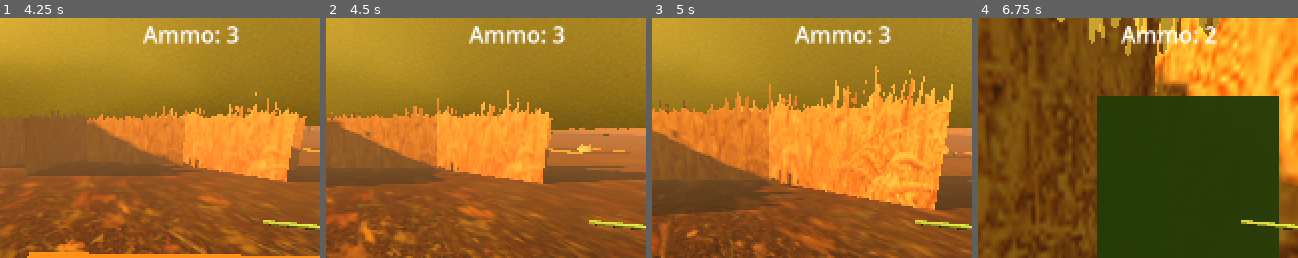
Above: before the commit, frames 1-4 (left to right).
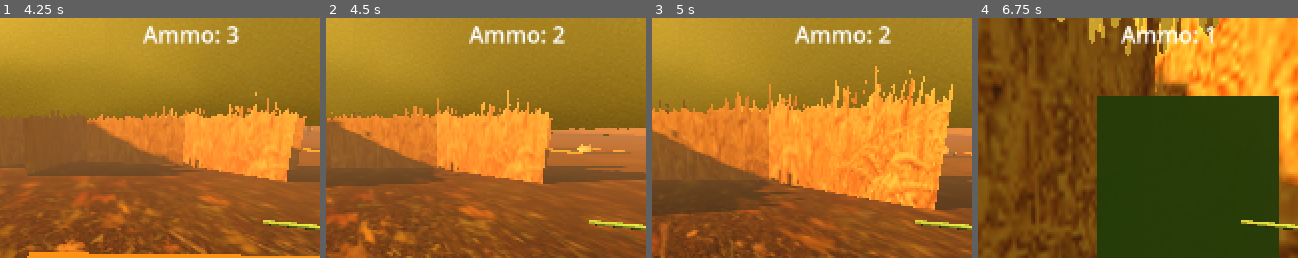
Above: after the commit, the same moments.

Repository: EliasVincent/ld52-game
Game: Godot game, scene res://ui/main_menu.tscn
Same seed, same stepped clock (60 frames per second), same inputs: the game is played once before the commit and once after it.
Inputs (mouse positions are % of the whole screen's width and height, from its top left):
- Up to frame 1 (4.25 s): click "PLAY" at 0.5 s; move the mouse to (55, 50) at 1.27 s; hold W (move_up) from 1.28 s (still down); tap E (action) at 1.35, 3.6 s; move the mouse to (45, 50) at 2.02 s; click (45, 50) at 2.1 s; move the mouse to (52, 48) at 2.77 s; tap Space (space) at 2.85 s; move the mouse to (49, 52) at 3.52 s
- Up to frame 2 (4.5 s): keep holding W (move_up); tap E (action) at 4.25 s; move the mouse to (58, 51) at 4.27 s; click (58, 51) at 4.35 s
- Up to frame 3 (5 s): keep holding W (move_up)
- Up to frame 4 (6.75 s): move the mouse to (42, 49) at 5.02 s; tap Space (space) at 5.1 s; move the mouse to (51, 50) at 5.77 s; tap E (action) at 5.85 s; move the mouse to (46, 48) at 6.52 s; release W (move_up) at 6.53 s; hold D (move_right) from 6.53 s (still down); click (46, 48) at 6.6 s
The pictures show only the part of the screen within x 35-85%, y 13-63%; the shares and areas given below are measured in that part.

Frame 1 is identical in both runs. In frame 2, 0.1% of the frame differs, in the area x 70-75%, y 3-11%; in frame 3, 0.1%; in frame 4, 0.2%.
Error in both runs: Invalid call. Nonexistent function 'set_target_location' in base 'NavigationAgent3D'. (res://actors/enemy.gd:87)

Commit message:
more sounds

Diff:
--- a/level_1.tscn
+++ b/level_1.tscn
@@ -516,14 +516,12 @@
 [node name="DepositTooltip" type="Panel" parent="Tooltips"]
 unique_name_in_owner = true
 visible = false
-layout_mode = 0
 offset_left = 38.0
 offset_top = 179.0
 offset_right = 279.655
 offset_bottom = 224.0
 
 [node name="RichTextLabel" type="RichTextLabel" parent="Tooltips/DepositTooltip"]
-layout_mode = 0
 offset_left = 16.0
 offset_top = 10.0
 offset_right = 435.0
@@ -533,14 +531,12 @@
 [node name="HarvestTooltip" type="Panel" parent="Tooltips"]
 unique_name_in_owner = true
 visible = false
-layout_mode = 0
 offset_left = 38.0
 offset_top = 179.0
 offset_right = 279.655
 offset_bottom = 224.0
 
 [node name="RichTextLabel" type="RichTextLabel" parent="Tooltips/HarvestTooltip"]
-layout_mode = 0
 offset_left = 16.0
 offset_top = 10.0
 offset_right = 435.0
@@ -550,14 +546,12 @@
 [node name="Harvesting" type="Panel" parent="Tooltips"]
 unique_name_in_owner = true
 visible = false
-layout_mode = 0
 offset_left = 38.0
 offset_top = 178.0
 offset_right = 279.655
 offset_bottom = 223.0
 
 [node name="RichTextLabel" type="RichTextLabel" parent="Tooltips/Harvesting"]
-layout_mode = 0
 offset_left = 16.0
 offset_top = 10.0
 offset_right = 435.0
@@ -573,7 +567,6 @@
 
 [node name="CropsSaved" type="RichTextLabel" parent="HUD"]
 unique_name_in_owner = true
-layout_mode = 0
 offset_left = 184.0
 offset_top = 1.0
 offset_right = 338.0
@@ -583,7 +576,6 @@
 
 [node name="CropsHeld" type="RichTextLabel" parent="HUD"]
 unique_name_in_owner = true
-layout_mode = 0
 offset_left = 184.0
 offset_top = 15.0
 offset_right = 325.0
@@ -593,7 +585,6 @@
 
 [node name="TimeText" type="RichTextLabel" parent="HUD"]
 unique_name_in_owner = true
-layout_mode = 0
 offset_left = 85.0
 offset_top = 15.0
 offset_right = 125.0
@@ -601,7 +592,6 @@
 
 [node name="Ammo" type="RichTextLabel" parent="HUD"]
 unique_name_in_owner = true
-layout_mode = 0
 offset_left = 184.0
 offset_top = 31.0
 offset_right = 275.0
@@ -613,7 +603,6 @@
 
 [node name="ReloadTooltip" type="RichTextLabel" parent="HUD"]
 unique_name_in_owner = true
-layout_mode = 0
 offset_left = 185.0
 offset_top = 47.0
 offset_right = 415.0
@@ -629,7 +618,7 @@
 script = ExtResource("9_3nu7x")
 
 [node name="Container" type="Control" parent="HealthBar"]
-layout_mode = 1
+layout_mode = 3
 anchors_preset = 0
 offset_right = 319.0
 offset_bottom = 239.0
--- a/player/player.tscn
+++ b/player/player.tscn
@@ -130,6 +130,7 @@
 one_shot = true
 
 [node name="SprayTime" type="Timer" parent="."]
+wait_time = 0.15
 one_shot = true
 
 [node name="SprayCooldown" type="Timer" parent="."]
--- a/ui/game_over.tscn
+++ b/ui/game_over.tscn
@@ -1,7 +1,8 @@
-[gd_scene load_steps=3 format=3 uid="uid://gxkei7dl2vni"]
+[gd_scene load_steps=4 format=3 uid="uid://gxkei7dl2vni"]
 
 [ext_resource type="Script" path="res://ui/game_over.gd" id="1_swsfq"]
 [ext_resource type="Texture2D" uid="uid://daj6xj03drk2p" path="res://assets/sprites/gobg1.png" id="1_x6bs1"]
+[ext_resource type="AudioStream" uid="uid://bqn25n2dqbqy2" path="res://assets/sfx/gameover.wav" id="3_imu4f"]
 
 [node name="Game Over" type="Control"]
 layout_mode = 3
@@ -51,5 +52,10 @@
 offset_bottom = 101.0
 text = "MENU"
 
+[node name="AudioStreamPlayer" type="AudioStreamPlayer" parent="."]
+stream = ExtResource("3_imu4f")
+volume_db = -5.275
+autoplay = true
+
 [connection signal="pressed" from="VBoxContainer/Play" to="." method="_on_play_pressed"]
 [connection signal="pressed" from="VBoxContainer/Menu" to="." method="_on_menu_pressed"]
--- a/ui/win_screen.tscn
+++ b/ui/win_screen.tscn
@@ -1,7 +1,8 @@
-[gd_scene load_steps=3 format=3 uid="uid://cxwa8itk5n4ca"]
+[gd_scene load_steps=4 format=3 uid="uid://cxwa8itk5n4ca"]
 
 [ext_resource type="Texture2D" uid="uid://jkeudba2g3lf" path="res://assets/sprites/winbg1.png" id="1_dq4sw"]
 [ext_resource type="Script" path="res://ui/win_screen.gd" id="1_qwbyv"]
+[ext_resource type="AudioStream" uid="uid://ns75up5e0yxk" path="res://assets/sfx/win.wav" id="3_i1fwr"]
 
 [node name="Win Screen" type="Control"]
 layout_mode = 3
@@ -19,6 +20,7 @@
 
 [node name="RichTextLabel" type="RichTextLabel" parent="."]
 modulate = Color(0.835294, 0.835294, 0.835294, 1)
+layout_mode = 1
 anchors_preset = 5
 anchor_left = 0.5
 anchor_right = 0.5
@@ -34,6 +36,7 @@
 
 [node name="w" type="RichTextLabel" parent="."]
 modulate = Color(0.835294, 0.835294, 0.835294, 1)
+layout_mode = 1
 anchors_preset = 5
 anchor_left = 0.5
 anchor_right = 0.5
@@ -48,6 +51,7 @@
 scroll_active = false
 
 [node name="VBoxContainer" type="VBoxContainer" parent="."]
+layout_mode = 0
 offset_left = 97.0
 offset_top = 64.0
 offset_right = 222.0
@@ -55,16 +59,17 @@
 alignment = 1
 
 [node name="Play" type="Button" parent="VBoxContainer"]
-offset_top = 35.0
-offset_right = 125.0
-offset_bottom = 66.0
+layout_mode = 2
 text = "RETRY"
 
 [node name="Menu" type="Button" parent="VBoxContainer"]
-offset_top = 70.0
-offset_right = 125.0
-offset_bottom = 101.0
+layout_mode = 2
 text = "MENU"
+
+[node name="AudioStreamPlayer" type="AudioStreamPlayer" parent="."]
+stream = ExtResource("3_i1fwr")
+volume_db = -8.666
+autoplay = true
 
 [connection signal="pressed" from="VBoxContainer/Play" to="." method="_on_play_pressed"]
 [connection signal="pressed" from="VBoxContainer/Menu" to="." method="_on_menu_pressed"]
Not shown, added: assets/sfx/gameover.wav.import
Not shown, added: assets/sfx/win.wav.import
Not shown, added: assets/sfx/gameover.wav
Not shown, added: assets/sfx/win.wav
